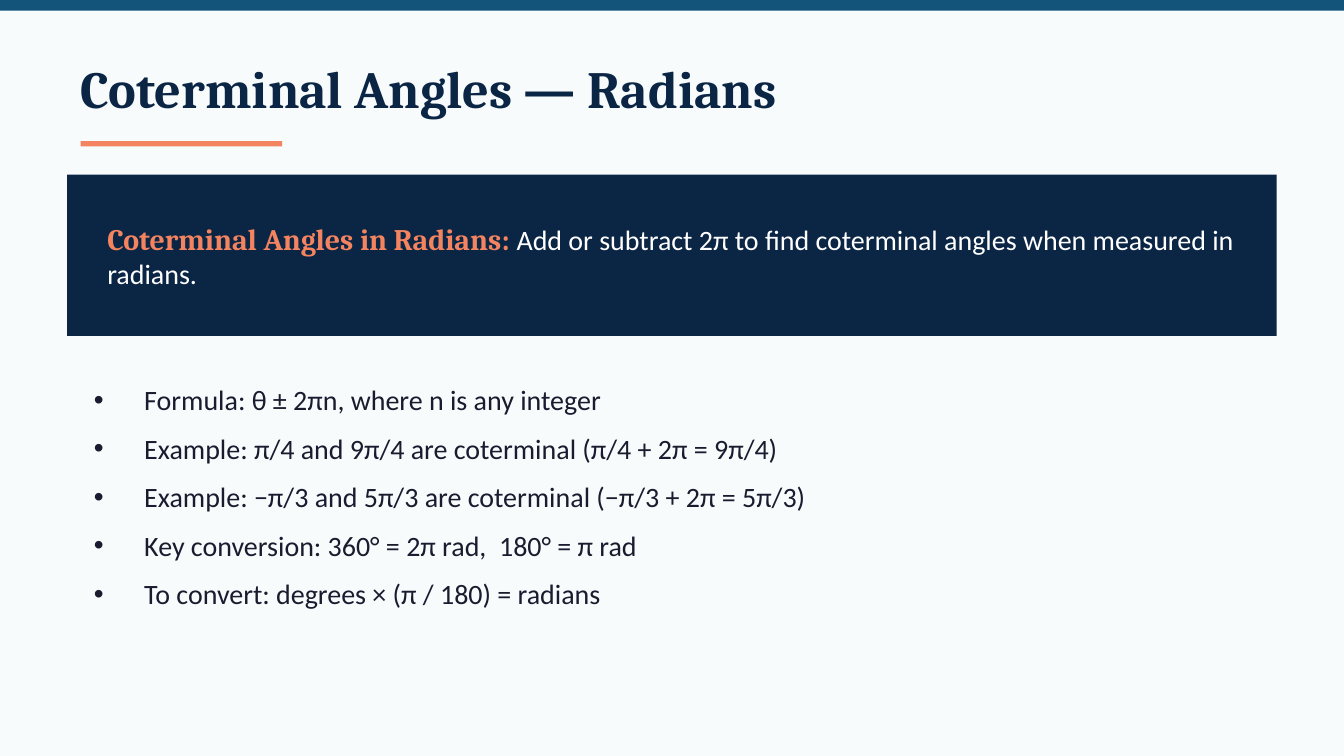
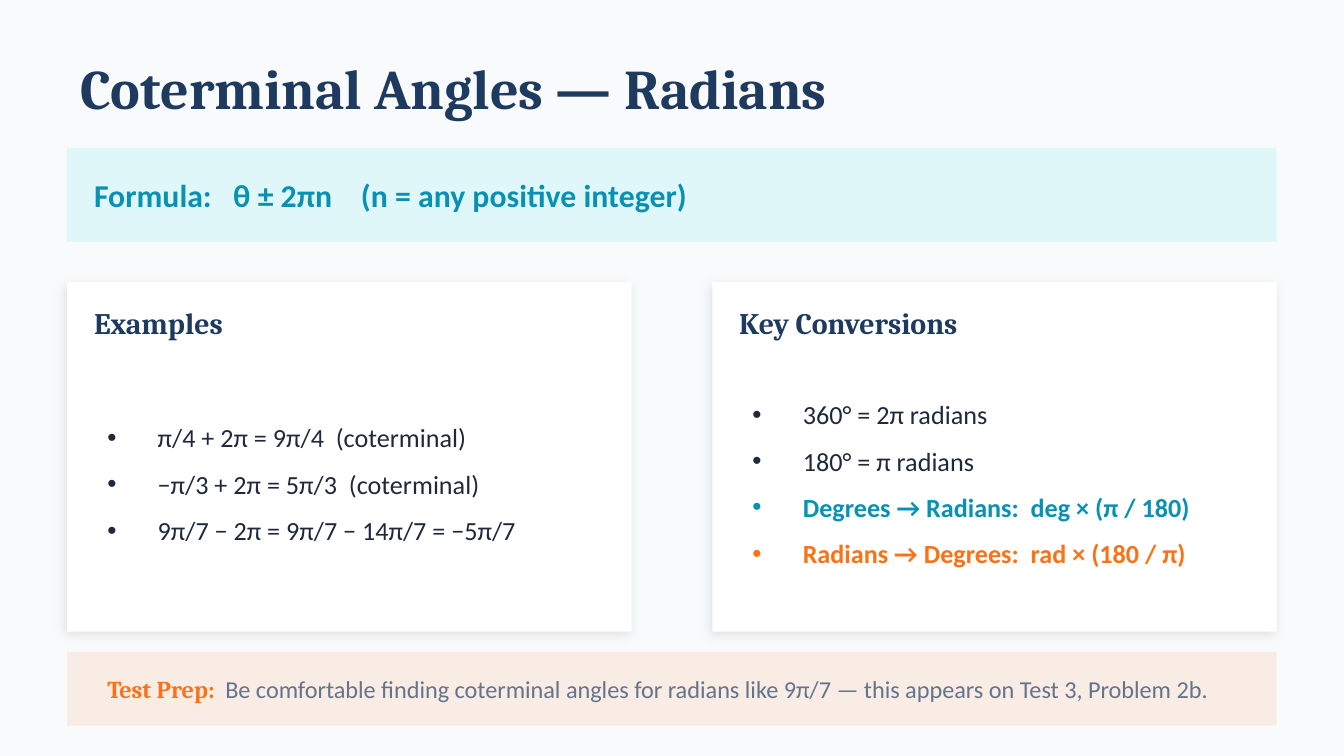
Before and after one commit to andrewhvolk/andrewhvolk.github.io, a slide deck: slide 7 of slides/Math130Unit3A.pptx. Drawn at 1344x756 pixels with LibreOffice and Linux fonts; fonts in the diff are those of the drawing. Boxes give left, top, right and bottom in pixels: in the first picture for what was removed or moved away, otherwise in the second. Text is boxed around its words. In the diff, an @@ line names an element or a change of style, - is before the commit and + after.

```diff
--- a/slides/Math130Unit3A.pptx
+++ b/slides/Math130Unit3A.pptx
@@ background #F7FBFC to #F8FAFC @@
@@ rectangle removed at [0, 0, 1344, 11] @@
@@ text "Coterminal Angles — Radians" at [81, 70, 826, 122]: size 28 to 30 pt, text colour #0B2545 to #1E3A5F @@
@@ rectangle: place and size @@
-rectangle at [67, 175, 1277, 336]
+rectangle at [67, 148, 1277, 242]
@@ rectangle at [67, 148, 1277, 242]: fill #0B2545 to #E0F7FA @@
@@ rectangle removed at [81, 141, 282, 146] @@
@@ text added at [94, 183, 687, 213], 17 pt, text #0891B2, bold @@
+Formula: θ ± 2πn (n = any positive integer)
@@ text removed at [107, 229, 1233, 285] @@
-Coterminal Angles in Radians: Add or subtract 2π to find coterminal angles when measured in radians.
@@ rectangle added at [67, 282, 632, 632], fill #FFFFFF @@
@@ rectangle added at [712, 282, 1277, 632], fill #FFFFFF @@
@@ text added at [94, 313, 223, 341], 16 pt, text #1E3A5F, bold @@
+Examples
@@ text added at [739, 313, 958, 341], 16 pt, text #1E3A5F, bold @@
+Key Conversions
@@ text "π/4 + 2π = 9π/4 ..." at [158, 428, 515, 541]: vertical alignment top to middle @@
@@ text added at [803, 406, 1190, 568], 14 pt, text #1E293B, bold @@
+• 360° = 2π radians
+• 180° = π radians
+• Degrees → Radians: deg × (π / 180)
+• Radians → Degrees: rad × (180 / π)
@@ text at [158, 428, 515, 541]: text changed; size 15 to 14 pt; text colour #1B1B2F to #1E293B @@
-• Formula: θ ± 2πn, where n is any integer
-• Example: π/4 and 9π/4 are coterminal (π/4 + 2π = 9π/4)
-• Example: −π/3 and 5π/3 are coterminal (−π/3 + 2π = 5π/3)
-• Key conversion: 360° = 2π rad, 180° = π rad
-• To convert: degrees × (π / 180) = radians
+• π/4 + 2π = 9π/4 (coterminal)
+• −π/3 + 2π = 5π/3 (coterminal)
+• 9π/7 − 2π = 9π/7 − 14π/7 = −5π/7
@@ rectangle added at [67, 652, 1277, 726], fill #F97316 at 10% opacity @@
@@ text added at [107, 681, 1208, 703], 13 pt, text #64748B @@
+Test Prep: Be comfortable finding coterminal angles for radians like 9π/7 — this appears on Test 3, Problem 2b.
```
Also in this commit, not shown: 22 other slides changed, 3 slides added, 3 slides removed, 8 other files.
